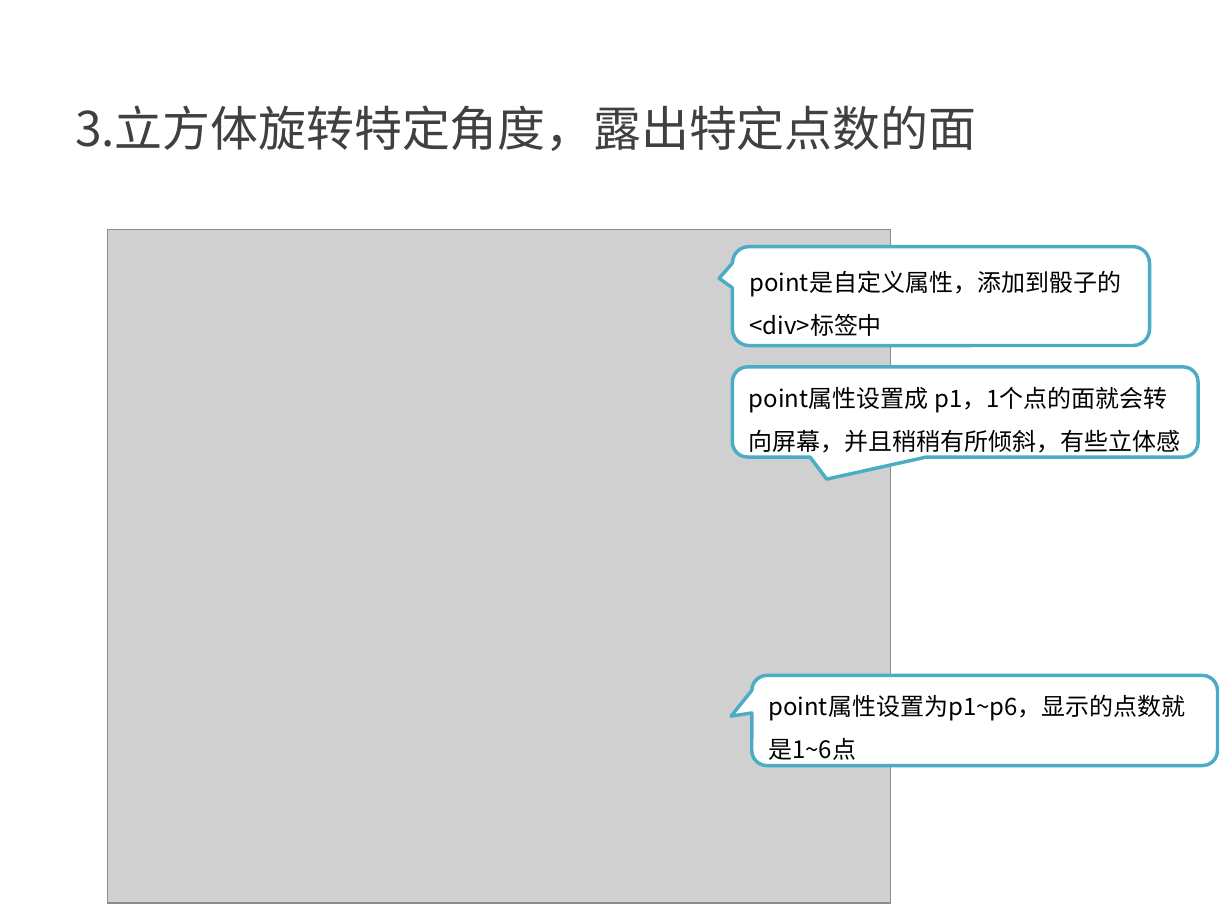
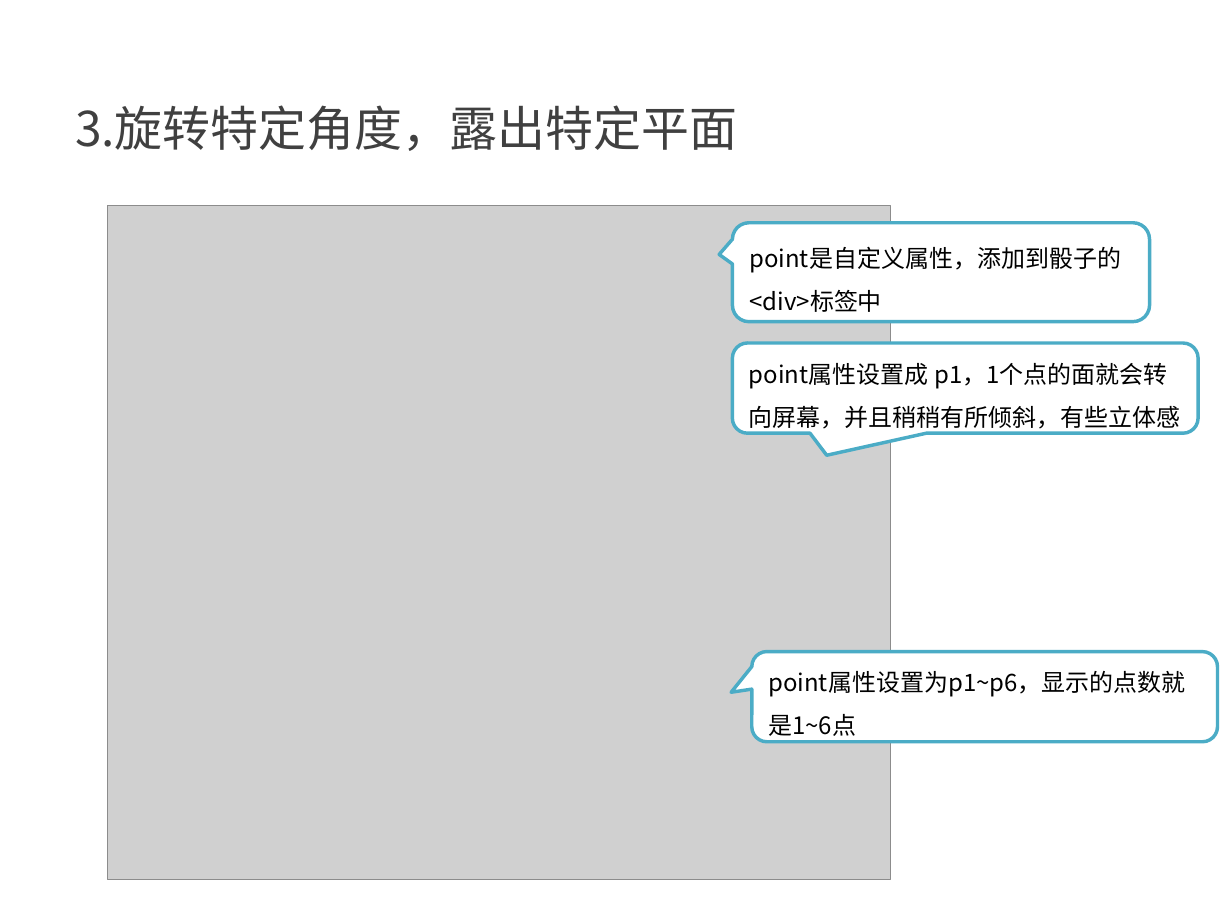
Before and after one commit to kong66/webAni, a slide deck: slide 4 of 3-dice2/dice.pptx. Drawn at 1232x924 pixels with LibreOffice and Linux fonts; fonts in the diff are those of the drawing; grey boxes stand for pictures. Boxes give left, top, right and bottom in pixels: in the first picture for what was removed or moved away, otherwise in the second. Text is boxed around its words. In the diff, an @@ line names an element or a change of style, - is before the commit and + after.

```diff
--- a/3-dice2/dice.pptx
+++ b/3-dice2/dice.pptx
@@ text at (75, 105, 737, 151): text changed @@
-3.立方体旋转特定角度，露出特定点数的面
+3.旋转特定角度，露出特定平面
@@ 3 rounded speech boxes, 1 picture: place and size @@
-3 rounded speech boxes, 1 picture at (107, 229, 1217, 903)
+3 rounded speech boxes, 1 picture at (107, 206, 1217, 880)
```
Also in this commit, not shown: 4 other slides changed, 7 slides added, 27 slides removed, 3 other files.
